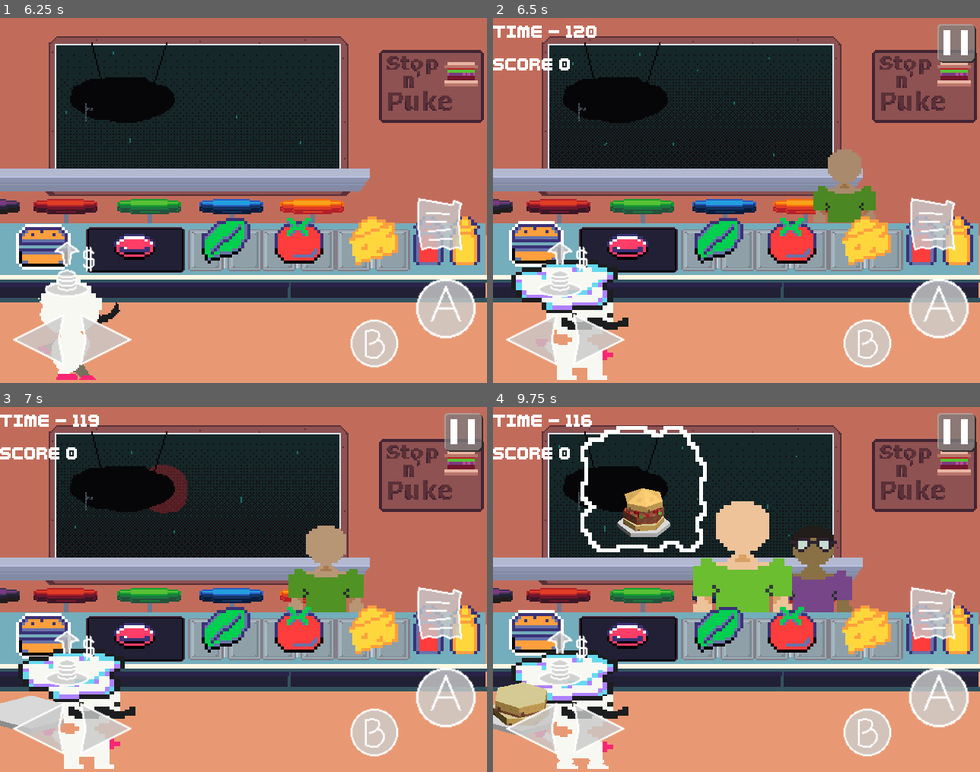
Above: before the commit, frames 1-4 (two rows, left to right).
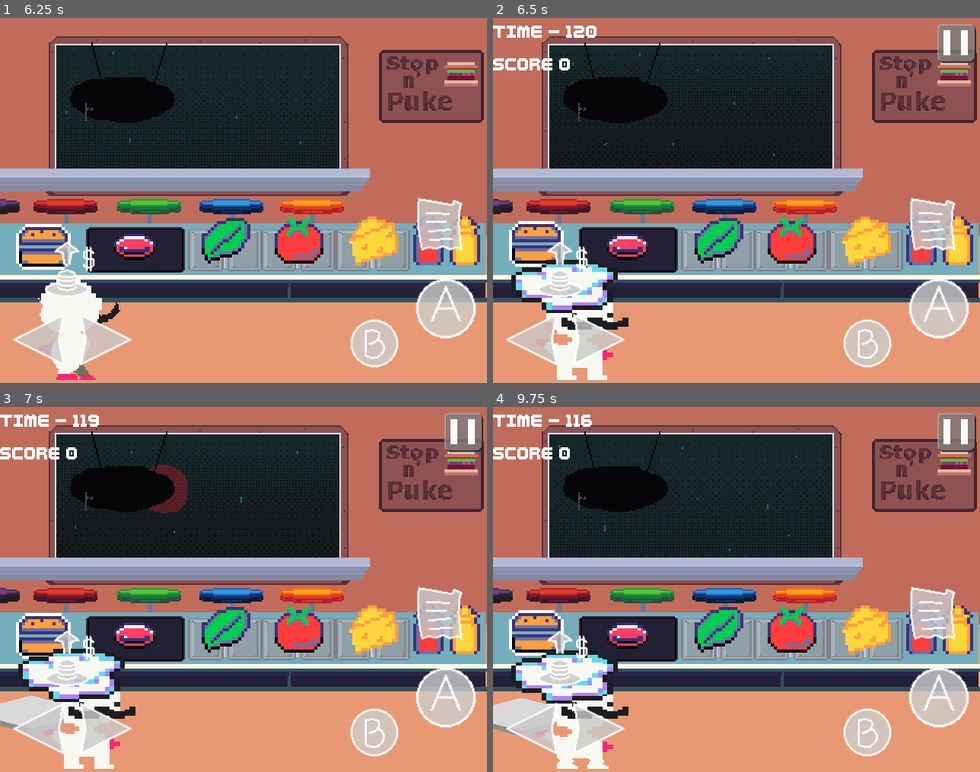
Above: after the commit, the same moments.

Repository: LettucePie/burgert
Game: Godot game, scene res://scenes/play.tscn
The game is run twice, just before and just after one commit, with the same random seed, the same clock (stepped at 60 frames per second) and the same inputs. Sound files missing from this copy of the repository are replaced by a short silence.
Inputs (mouse positions are in pixels of both pictures, inside the frame that each line leads up to):
- Up to frame 1 (6.25 s): tap Enter (menu) at 0.5 s; move the mouse to (350, 182) at 0.52 s; hold Right (right) 0.53-1.25 s; tap Z (confirm) every 1.5 s from 0.6 to 5.1 s; click (350, 182) at 0.67 s; tap Space at 0.77, 3.77 s; drag from (146, 218) to (219, 273) at 1.27 s; move the mouse to (292, 120) at 2.02 s; hold Right (right) 2.03-2.75 s; drag from (219, 273) to (97, 145) at 2.77 s; move the mouse to (389, 255) at 3.52 s; hold Left (left) 3.53-4.25 s; drag from (97, 145) to (170, 109) at 4.27 s; move the mouse to (267, 200) at 5.02 s; hold Down (down) 5.03-5.75 s; click (267, 200) at 5.17 s; drag from (170, 109) to (146, 218) at 5.77 s
- Up to frame 2 (6.5 s): no input
- Up to frame 3 (7 s): move the mouse to (350, 571) at 6.52 s; hold Up (up) from 6.53 s (still down); tap Z (confirm) at 6.6 s; tap Space at 6.77 s
- Up to frame 4 (9.75 s): release Up (up) at 7.25 s; drag from (639, 607) to (712, 662) at 7.27 s; move the mouse to (785, 509) at 8.02 s; hold Down (down) 8.03-8.75 s; tap Z (confirm) at 8.1, 9.6 s; drag from (712, 662) to (590, 534) at 8.77 s; move the mouse to (882, 644) at 9.52 s; hold Up (up) from 9.53 s (still down); click (882, 644) at 9.67 s

Frame 1 is identical in both runs. In frame 2, 1.7% of the frame differs, in the area x 65-79%, y 36-57%; in frame 3, 2.4%; in frame 4, 9.3%, in the area x 0-74%, y 5-88%.
Error after the commit: Invalid call. Nonexistent function 'within_range' in base 'Nil'. (res://scenes/game/kitchen.gd:117)

Commit message:
schedule workflow established

Diff:
--- a/classes/Schedule.gd
+++ b/classes/Schedule.gd
@@ -59,14 +59,16 @@
 
 @export var times : Array[TIMES] = []
 
-func within_range(w : Time.Weekday, t : int, ts : TimeSlot) -> bool:
+func within_range(w : Time.Weekday, t : int) -> bool:
 	var result : bool = false
-	var midnight : bool = ts.range_a.weekday != ts.range_b.weekday
-	if (ts.range_a.weekday == w and t >= ts.range_a.hour) \
-	and (ts.range_b.weekday == w and t < ts.range_b.hour):
-		result = true
-	elif midnight:
-		if (t >= ts.range_a.hour or t < ts.range_b.hour) \
-		and (w == ts.range_a.weekday or w == ts.range_b.weekday):
+	for ti in times:
+		var ts : TimeSlot = time_chart[ti]
+		var midnight : bool = ts.range_a.weekday != ts.range_b.weekday
+		if (ts.range_a.weekday == w and t >= ts.range_a.hour) \
+		and (ts.range_b.weekday == w and t < ts.range_b.hour):
 			result = true
+		elif midnight:
+			if (t >= ts.range_a.hour or t < ts.range_b.hour) \
+			and (w == ts.range_a.weekday or w == ts.range_b.weekday):
+				result = true
 	return result
--- a/scenes/game/customers/customer_Al.tscn
+++ b/scenes/game/customers/customer_Al.tscn
@@ -1,11 +1,16 @@
-[gd_scene load_steps=8 format=3 uid="uid://c0spnk3woo3hp"]
+[gd_scene load_steps=10 format=3 uid="uid://c0spnk3woo3hp"]
 
 [ext_resource type="PackedScene" uid="uid://c8pl8fy2uqcm5" path="res://scenes/game/customers/customer_basic_a.tscn" id="1_ofe0g"]
+[ext_resource type="Script" path="res://classes/Schedule.gd" id="2_dp7vp"]
 [ext_resource type="AnimationLibrary" uid="uid://6h3qlf0iqxud" path="res://assets/animation/customers/al_animlib.res" id="2_n1yof"]
 [ext_resource type="SpriteFrames" uid="uid://d3p26ap1a22j3" path="res://assets/images/characters/customers/customer_al_spriteframes.tres" id="3_4sv82"]
 [ext_resource type="AudioStream" uid="uid://d4hmn28wi0ysg" path="res://assets/sound/sfx/Voice/Doot_11.wav" id="4_gcaxs"]
 [ext_resource type="AudioStream" uid="uid://cg3nmxb7xg5hg" path="res://assets/sound/sfx/Voice/Doot_6.wav" id="5_a42cq"]
 [ext_resource type="AudioStream" uid="uid://ceh87evyvqe3o" path="res://assets/sound/sfx/Voice/Doot_10.wav" id="6_l0iel"]
+
+[sub_resource type="Resource" id="Resource_f8bpj"]
+script = ExtResource("2_dp7vp")
+times = Array[int]([2, 6, 10, 14, 18, 22, 26])
 
 [sub_resource type="ViewportTexture" id="ViewportTexture_tqk8x"]
 viewport_path = NodePath(".")
@@ -14,6 +19,7 @@
 customer_name = "Al"
 orders = Array[PackedStringArray]([PackedStringArray("Bun", "Meat", "Bun Top"), PackedStringArray("Bun", "Meat", "Ketchup", "Bun Top"), PackedStringArray("Bun", "Meat", "Mustard", "Bun Top")])
 consecutive_orders = 2
+schedule = SubResource("Resource_f8bpj")
 
 [node name="AnimationPlayer" parent="." index="0"]
 libraries = {
--- a/scenes/game/kitchen.gd
+++ b/scenes/game/kitchen.gd
@@ -112,12 +112,12 @@
 
 	## Filter through for eligible special customers
 	var eligible_pool : Array[Customer] = []
+	var time = Time.get_datetime_dict_from_system(false)
 	for c in customers:
-		##
-		## REPLACE WITH : IF ELIGIBLE TIME SLOT
-		##
-		if !normy_customers.has(c):
+		if c.schedule.within_range(time.weekday, time.hour):
 			eligible_pool.append(c)
+		#if !normy_customers.has(c):
+			#eligible_pool.append(c)
 	print("Eligible Unique Customers Size: ", eligible_pool.size())
 
 	randomize()
--- a/scenes/play.gd
+++ b/scenes/play.gd
@@ -374,7 +374,6 @@
 ####
 
 func _ready():
-	print(Time.get_datetime_dict_from_system(false))
 	get_tree().paused = true
 	game_scene.stop_game(false)
 	if FileAccess.file_exists("user://settings.json"):
